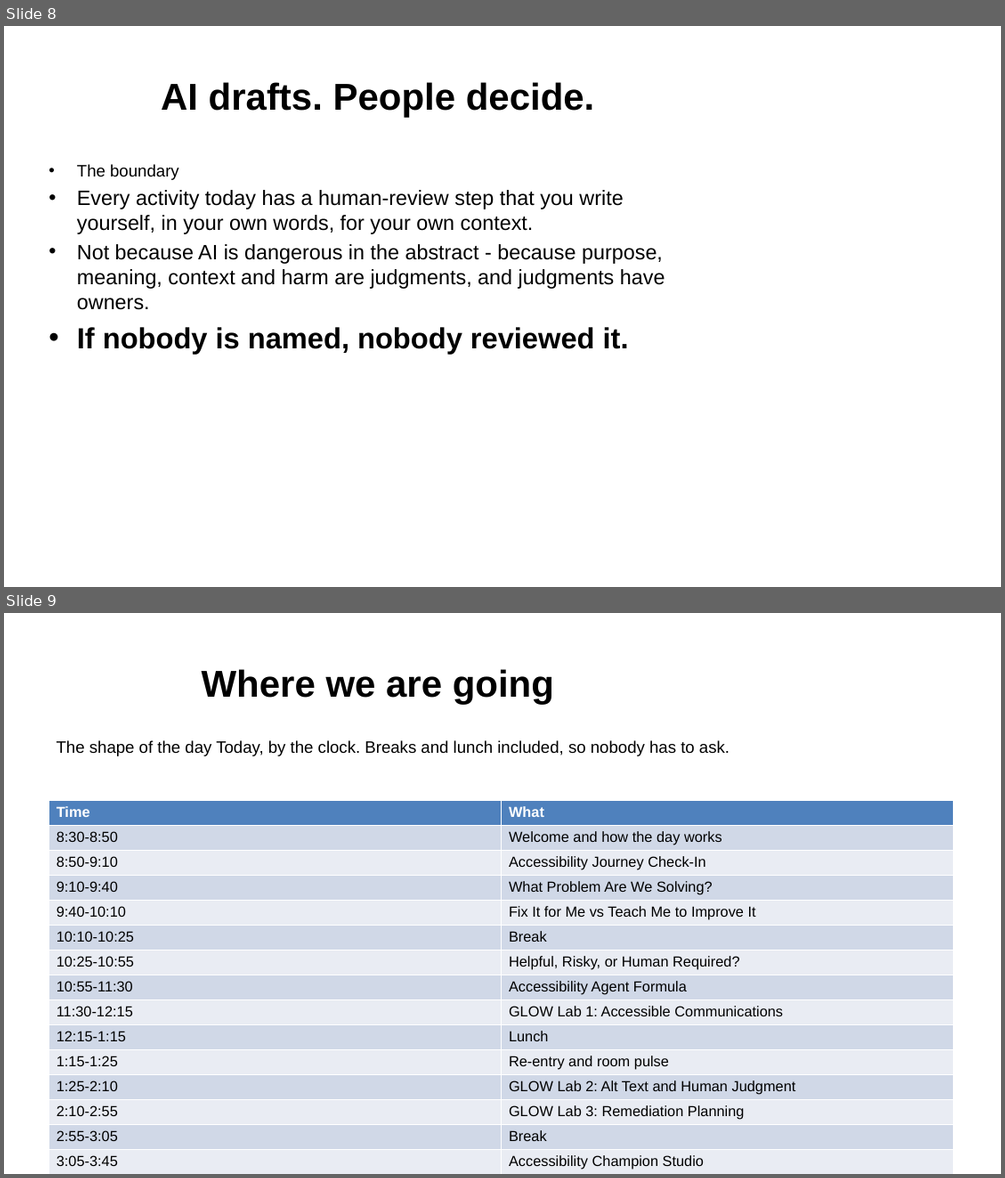
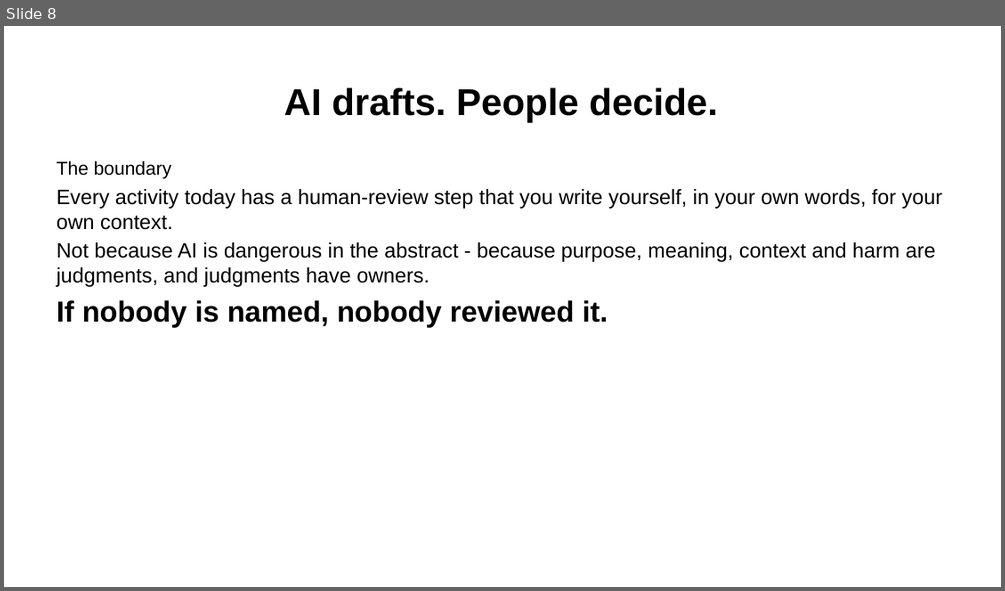
Before and after one commit to Community-Access/glow, a slide deck: docs/ahg-2026/slides.pptx. Shown one above the other, each under a label of ours: slides 8 and 9 before the commit, slide 8 after it. The pictures are 1005x1178 and 1005x591 pixels, drawn with LibreOffice and Linux fonts; fonts in the diff are those of the drawing. Boxes give left, top, right and bottom in pixels: in the first picture for what was removed or moved away, otherwise in the second. Text is boxed around its words. In the diff, an @@ line names an element or a change of style, - is before the commit and + after.

```diff
--- a/docs/ahg-2026/slides.pptx
+++ b/docs/ahg-2026/slides.pptx
@@ slide 9 removed at box(4, 613, 1001, 1174), background #FFFFFF @@
@@ title removed at box(202, 669, 554, 705) @@
-Where we are going
@@ text removed at box(57, 740, 729, 756) @@
-The shape of the day Today, by the clock. Breaks and lunch included, so nobody has to ask.
@@ table removed at box(48, 800, 954, 1173), 19 rows, 2 columns @@
-Time | What
-8:30-8:50 | Welcome and how the day works
-8:50-9:10 | Accessibility Journey Check-In
-9:10-9:40 | What Problem Are We Solving?
-9:40-10:10 | Fix It for Me vs Teach Me to Improve It
-10:10-10:25 | Break
-10:25-10:55 | Helpful, Risky, or Human Required?
-10:55-11:30 | Accessibility Agent Formula
-11:30-12:15 | GLOW Lab 1: Accessible Communications
-12:15-1:15 | Lunch
-1:15-1:25 | Re-entry and room pulse
-1:25-2:10 | GLOW Lab 2: Alt Text and Human Judgment
-2:10-2:55 | GLOW Lab 3: Remediation Planning
-2:55-3:05 | Break
-3:05-3:45 | Accessibility Champion Studio
-3:45-4:00 | Peer review round
-4:00-4:15 | Capstone Share-Out
-4:15-4:25 | 30-Day Action Plan
-4:25-4:30 | The commitment wall
@@ slide 8 changed as well @@
@@ title "AI drafts. People decide.": place and size @@
-title "AI drafts. People decide." at box(161, 82, 595, 118)
+title "AI drafts. People decide." at box(284, 87, 718, 123)
@@ text "The boundary": place and size @@
-text "The boundary" at box(77, 164, 665, 354)
+text "The boundary" at box(57, 160, 942, 327)
@@ text "The boundary" at box(57, 160, 942, 327): size 16 to 18 pt in "The boundary"; bullet • to none @@
```
Also in this commit, not shown: 28 other slides changed, 1 slide added, 20 other files.
